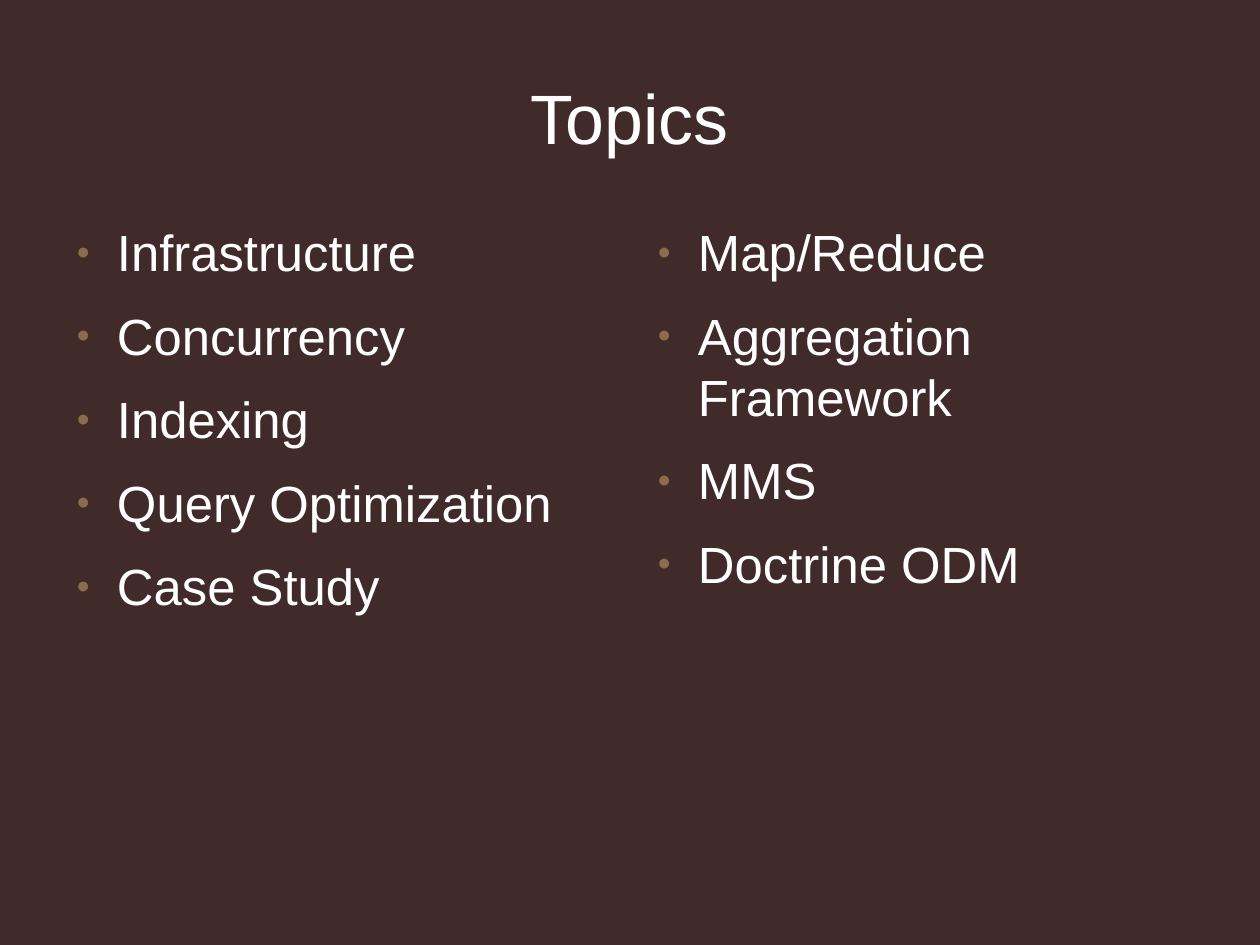
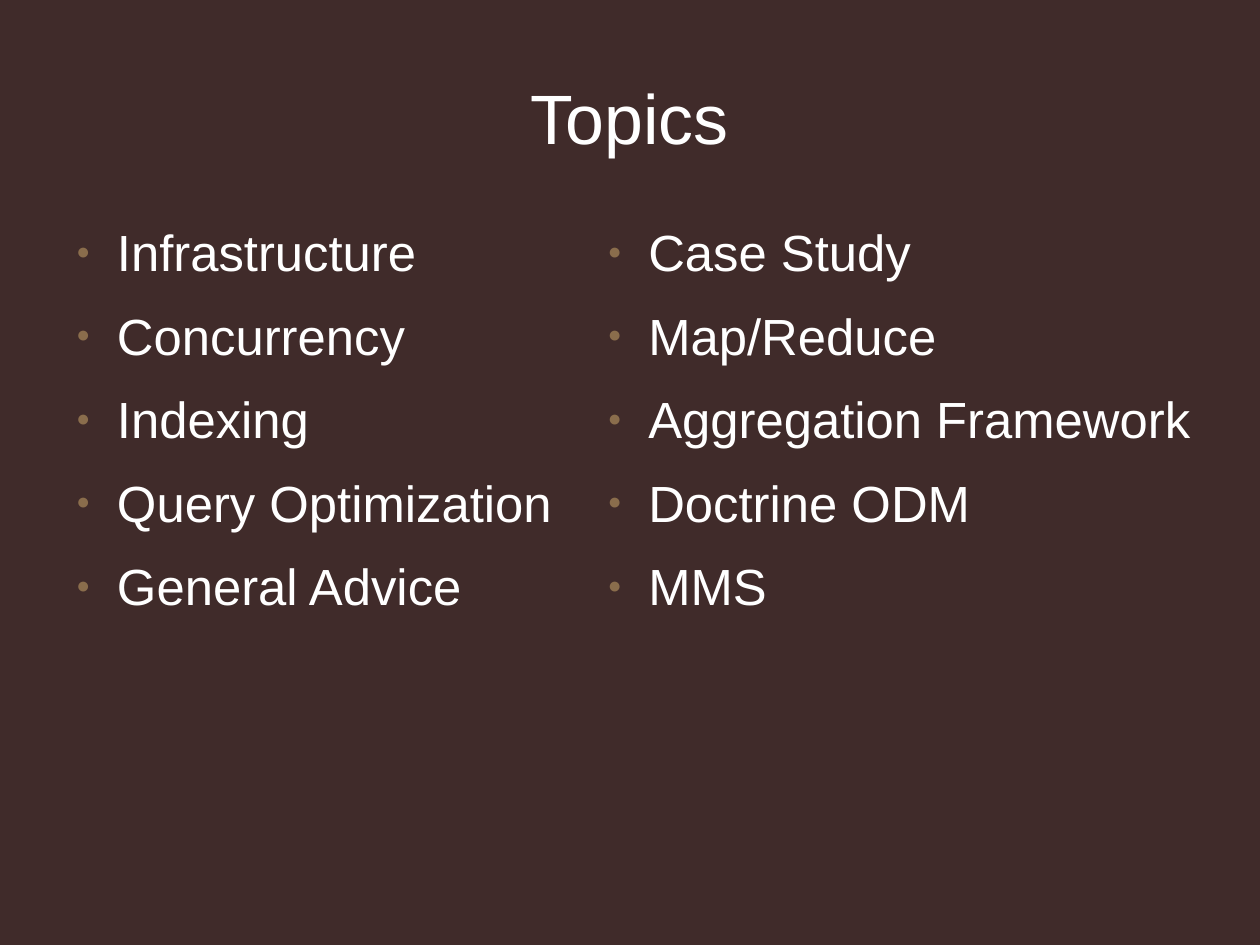
Before and after one commit to jmikola/slides, a slide deck: slide 2 of 20120607-symfony_live/using_mongodb_responsibly.odp. Drawn at 1260x945 pixels with LibreOffice and Linux fonts; fonts in the diff are those of the drawing; background and template pictures are left out. Boxes give left, top, right and bottom in pixels: in the first picture for what was removed or moved away, otherwise in the second. Text is boxed around its words. In the diff, an @@ line names an element or a change of style, - is before the commit and + after.

```diff
--- a/20120607-symfony_live/using_mongodb_responsibly.odp
+++ b/20120607-symfony_live/using_mongodb_responsibly.odp
@@ text "Case Study": place and size @@
-text "Case Study" at (698,234,1020,584)
+text "Case Study" at (648,234,1190,606)
@@ text at (648,234,911,282): paragraph added @@
+● Case Study
@@ text at (648,485,970,523): paragraph added @@
+● Doctrine ODM
@@ text at (117,568,461,606): text changed @@
-● Case Study
+● General Advice
@@ text at (698,546,1020,584): paragraph removed @@
-● Doctrine ODM
```
Also in this commit, not shown: 4 other slides changed, 2 slides added, 1 slide removed, 1 other file.
